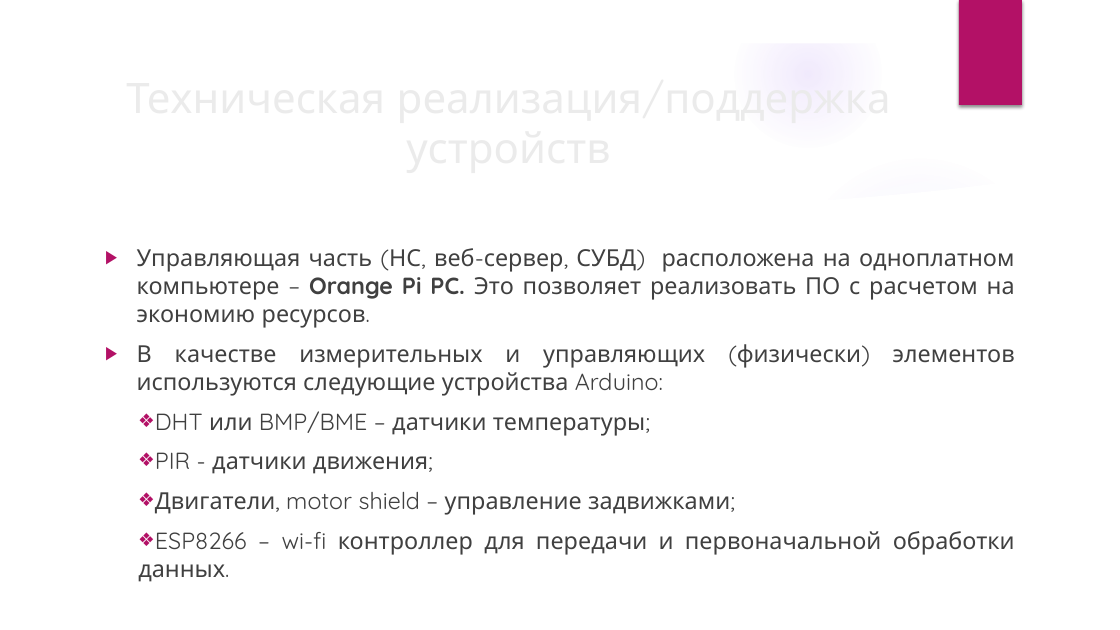
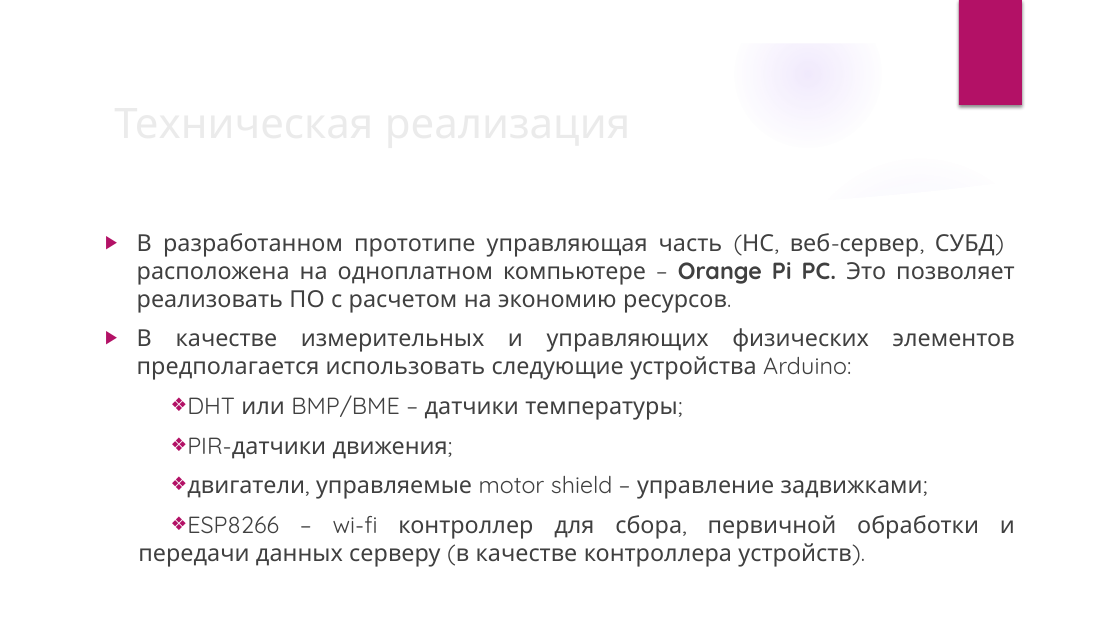
Before and after one commit to Corvin71/neuro-hack, a slide deck: slide 12 of present.pptx (slide 13 before the commit). Drawn at 1120x630 pixels with LibreOffice and Linux fonts; fonts in the diff are those of the drawing; background and template pictures are left out. Boxes give left, top, right and bottom in pixels: in the first picture for what was removed or moved away, otherwise in the second. Text is boxed around its words. In the diff, an @@ line names an element or a change of style, - is before the commit and + after.

Commit message:
Добавлена финальная версия презентации в качестве README.pdf

```diff
--- a/present.pptx
+++ b/present.pptx
@@ title at box(106, 89, 911, 154): text changed @@
-Техническая реализация/поддержка устройств
+Техническая реализация
@@ text "В разработанном прототипе управляющая часть ...": place and size @@
-text "В разработанном прототипе управляющая часть ..." at box(137, 248, 1015, 582)
+text "В разработанном прототипе управляющая часть ..." at box(137, 233, 1015, 567)
@@ text at box(137, 233, 1015, 380): text changed @@
-▶ Управляющая часть (НС, веб-сервер, СУБД) расположена на одноплатном компьютере – Orange Pi PC. Это позволяет реализовать ПО с расчетом на экономию ресурсов.
-▶ В качестве измерительных и управляющих (физически) элементов используются следующие устройства Arduino:
+▶ В разработанном прототипе управляющая часть (НС, веб-сервер, СУБД) расположена на одноплатном компьютере – Orange Pi PC. Это позволяет реализовать ПО с расчетом на экономию ресурсов.
+▶ В качестве измерительных и управляющих физических элементов предполагается использовать следующие устройства Arduino:
@@ text at box(187, 395, 677, 420): indent changed @@
@@ text at box(138, 437, 1015, 567): text changed @@
-❖ PIR - датчики движения;
-❖ Двигатели, motor shield – управление задвижками;
-❖ ESP8266 – wi-fi контроллер для передачи и первоначальной обработки данных.
+❖ PIR-датчики движения;
+❖ двигатели, управляемые motor shield – управление задвижками;
+❖ ESP8266 – wi-fi контроллер для сбора, первичной обработки и передачи данных серверу (в качестве контроллера устройств).
```
Also in this commit, not shown: 11 other slides changed, 2 slides added, 1 slide removed, 2 other files.
